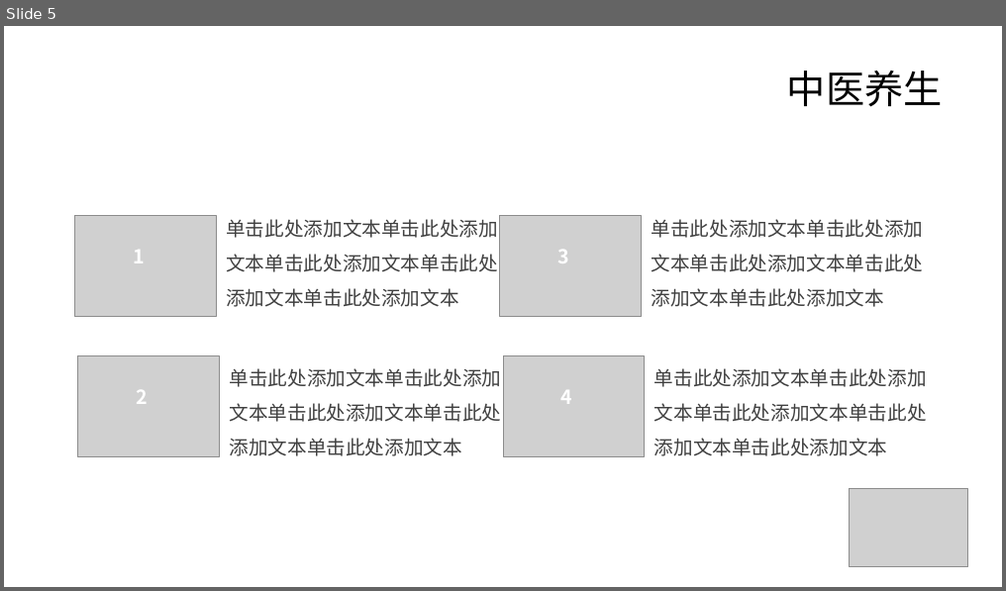
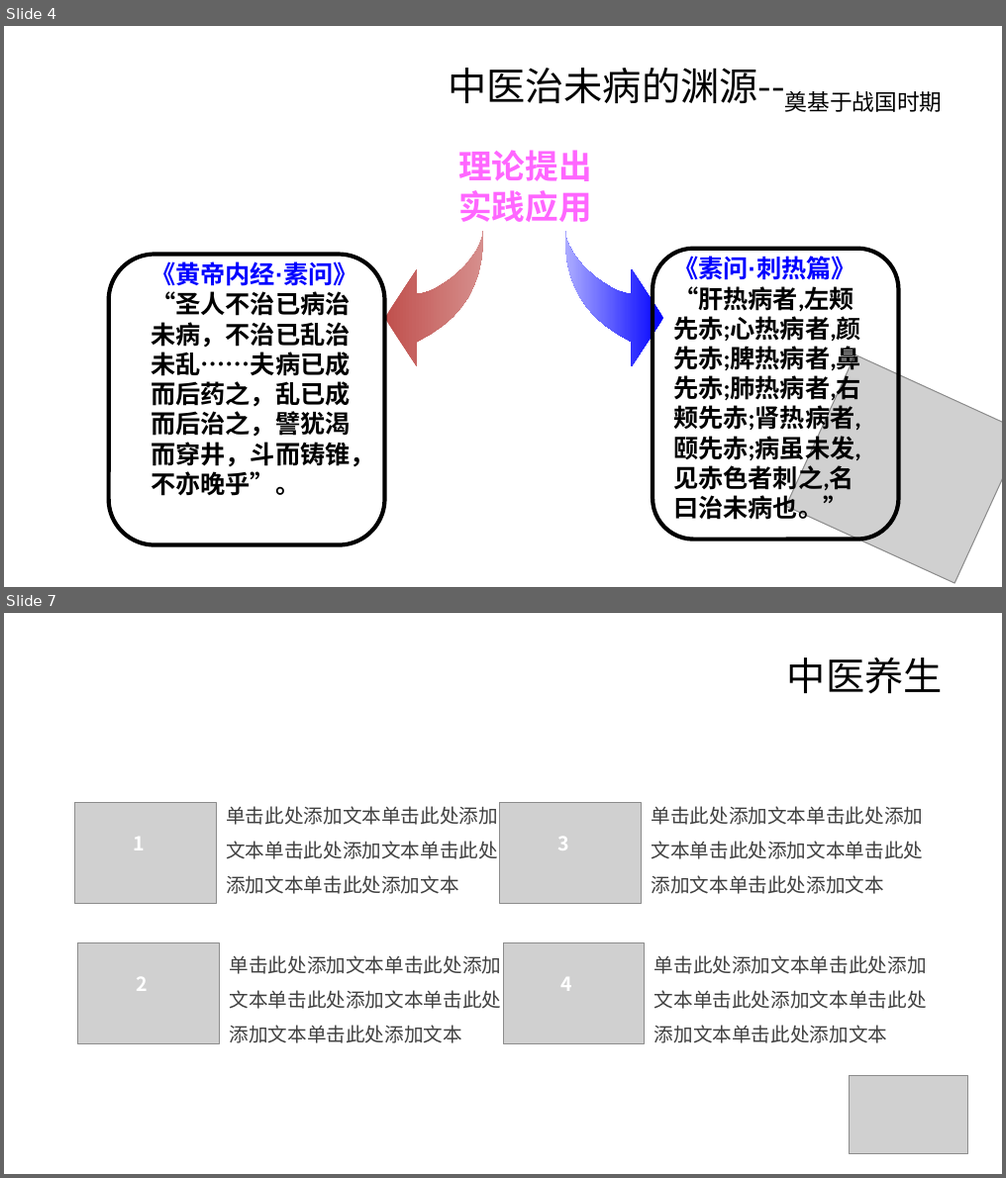
Before and after one commit to sdaulldd/PersonalWork, a slide deck: Document/中国风ppt模板-中医营养.pptx. Shown one above the other, each under a label of ours: slide 5 before the commit, slides 4 and 7 after it; the slides between them are not shown. The pictures are 1006x591 and 1006x1178 pixels, drawn with LibreOffice and Linux fonts; fonts in the diff are those of the drawing; grey boxes stand for pictures; background and template pictures are left out. Boxes give left, top, right and bottom in pixels: in the first picture for what was removed or moved away, otherwise in the second. Text is boxed around its words. In the diff, an @@ line names an element or a change of style, - is before the commit and + after.

```diff
--- a/Document/中国风ppt模板-中医营养.pptx
+++ b/Document/中国风ppt模板-中医营养.pptx
@@ slide 4 added at (4, 26, 1002, 587), background picture (left out) @@
@@ title added at (448, 68, 943, 112), 28 pt, text #000000 @@
+中医治未病的渊源--奠基于战国时期
@@ text added at (458, 150, 591, 222), 24 pt, text #FF66FF, bold @@
+理论提出
+实践应用
@@ freeform shape added at (384, 231, 483, 367), fill gradient #C0504D to #DAADAC @@
@@ freeform shape added at (564, 231, 663, 367), fill gradient #0000FF to #D8D8FF @@
@@ rounded rectangle added at (109, 255, 385, 546), outline #000000 3 pt @@
@@ text added at (151, 258, 375, 496), 18 pt, text #000000, bold @@
+《黄帝内经·素问》
+“圣人不治已病治未病，不治已乱治未乱⋯⋯夫病已成而后药之，乱已成而后治之，譬犹渴而穿井，斗而铸锥，不亦晚乎”。
@@ rounded rectangle added at (652, 249, 898, 540), outline #000000 3 pt @@
@@ text added at (673, 253, 861, 523), 18 pt, text #000000, bold @@
+《素问·刺热篇》
+“肝热病者,左颊先赤;心热病者,颜先赤;脾热病者,鼻先赤;肺热病者,右颊先赤;肾热病者,颐先赤;病虽未发,见赤色者刺之,名曰治未病也。”
@@ picture added at (786, 356, 1002, 584) @@
@@ what was slide 5 is now slide 7 @@
```
Also in this commit, not shown: 2 slides changed, 3 other slides added, 2 slides removed.
